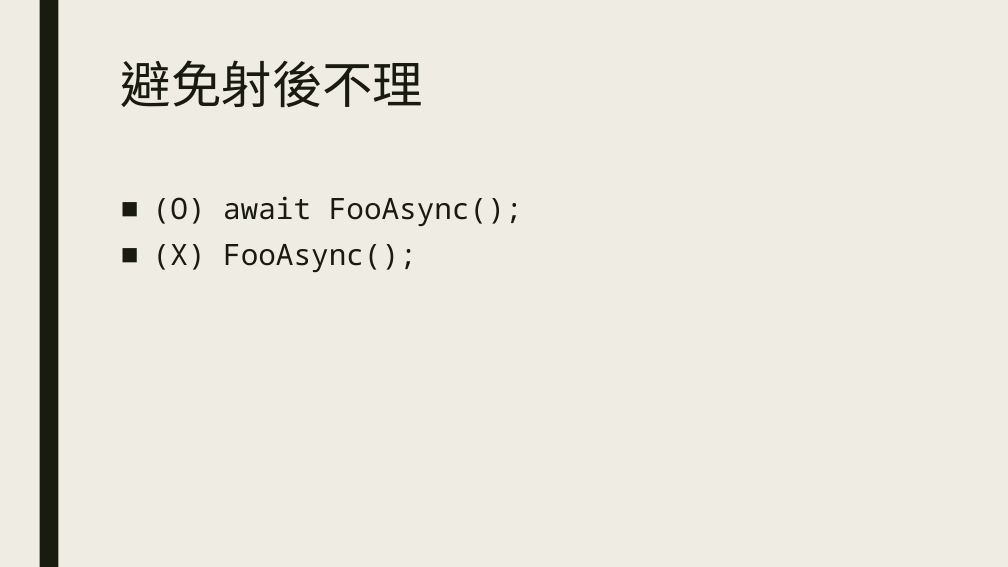
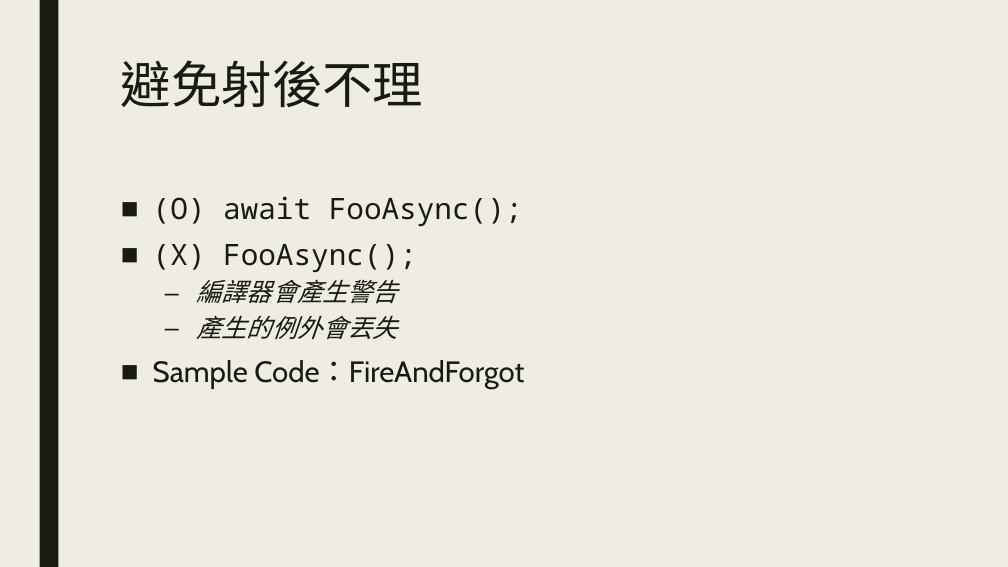
Before and after one commit to ryans610/.NET-Async-Basic, a slide deck: slide 29 of .NET非同步入門.pptx (slide 24 before the commit). Drawn at 1008x567 pixels with LibreOffice and Linux fonts; fonts in the diff are those of the drawing. Boxes give left, top, right and bottom in pixels: in the first picture for what was removed or moved away, otherwise in the second. Text is boxed around its words. In the diff, an @@ line names an element or a change of style, - is before the commit and + after.

```diff
--- a/.NET非同步入門.pptx
+++ b/.NET非同步入門.pptx
@@ text at <box>153,279,524,389</box>: paragraphs added @@
+  – 編譯器會產生警告
+  – 產生的例外會丟失
+■ Sample Code：FireAndForgot
```
Also in this commit, not shown: 4 other slides changed, 5 slides added, 19 other files.
